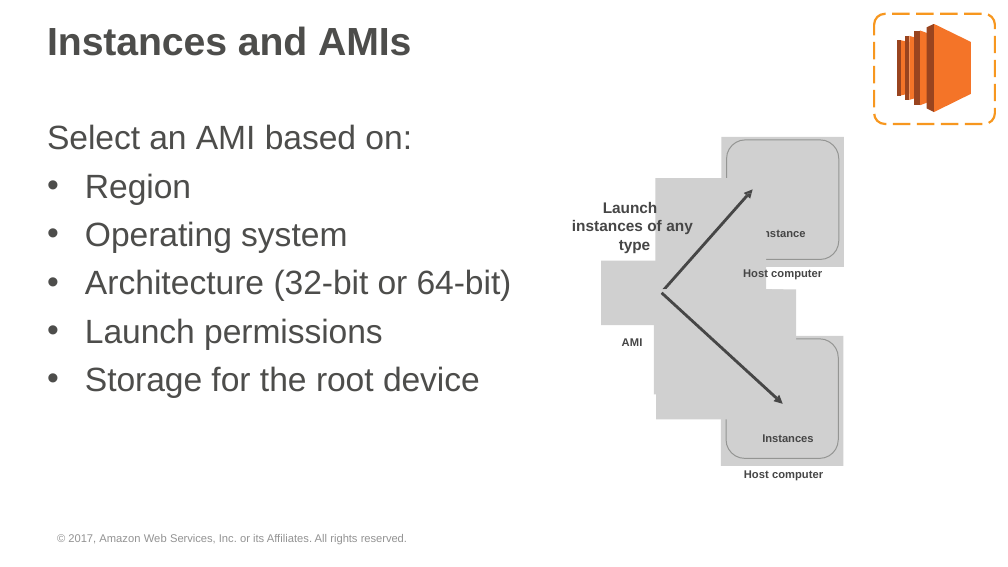
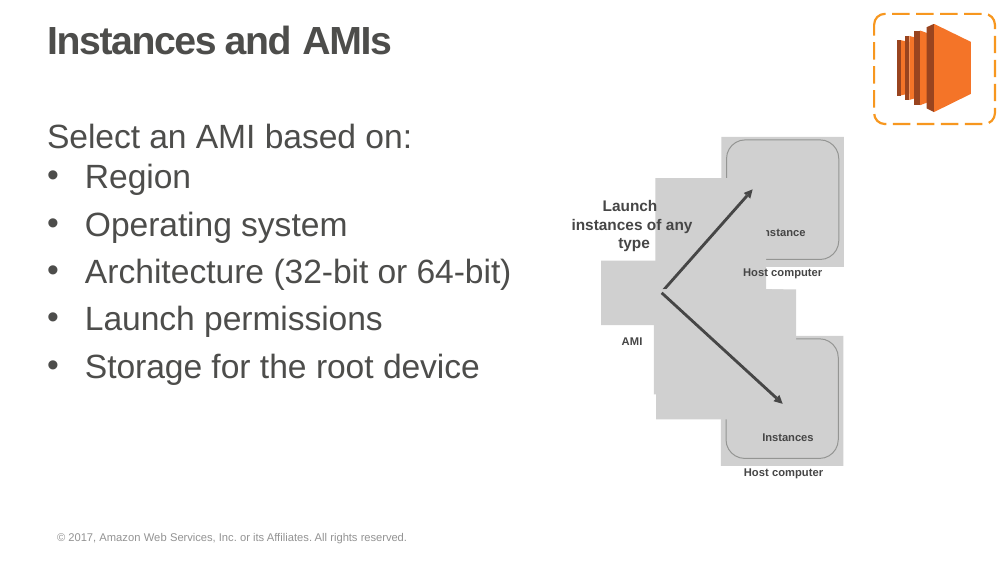
Before and after one commit to prkatta/dotraining, a slide deck: slide 24 of Session-17/AWS/AWS_Fundamentals.pptx. Drawn at 1008x567 pixels with LibreOffice and Linux fonts; fonts in the diff are those of the drawing; grey boxes stand for pictures; background and template pictures are left out. Boxes give left, top, right and bottom in pixels: in the first picture for what was removed or moved away, otherwise in the second. Text is boxed around its words. In the diff, an @@ line names an element or a change of style, - is before the commit and + after.

```diff
--- a/Session-17/AWS/AWS_Fundamentals.pptx
+++ b/Session-17/AWS/AWS_Fundamentals.pptx
@@ title "Instances and AMIs" at (47, 25, 391, 55): letter spacing -0.1 to -1 pt; indent changed @@
@@ text "Region": place and size @@
-text "Region" at (85, 173, 512, 398)
+text "Region" at (85, 163, 512, 385)
@@ text "Launch instances of any type" at (572, 199, 693, 251): letter spacing -0.1 to 0 pt in "Launch"; indent changed @@
@@ text "Instances" at (744, 433, 823, 479): indent changed @@
```
Also in this commit, not shown: 124 other slides changed, 5 slides removed, 1 other file.
